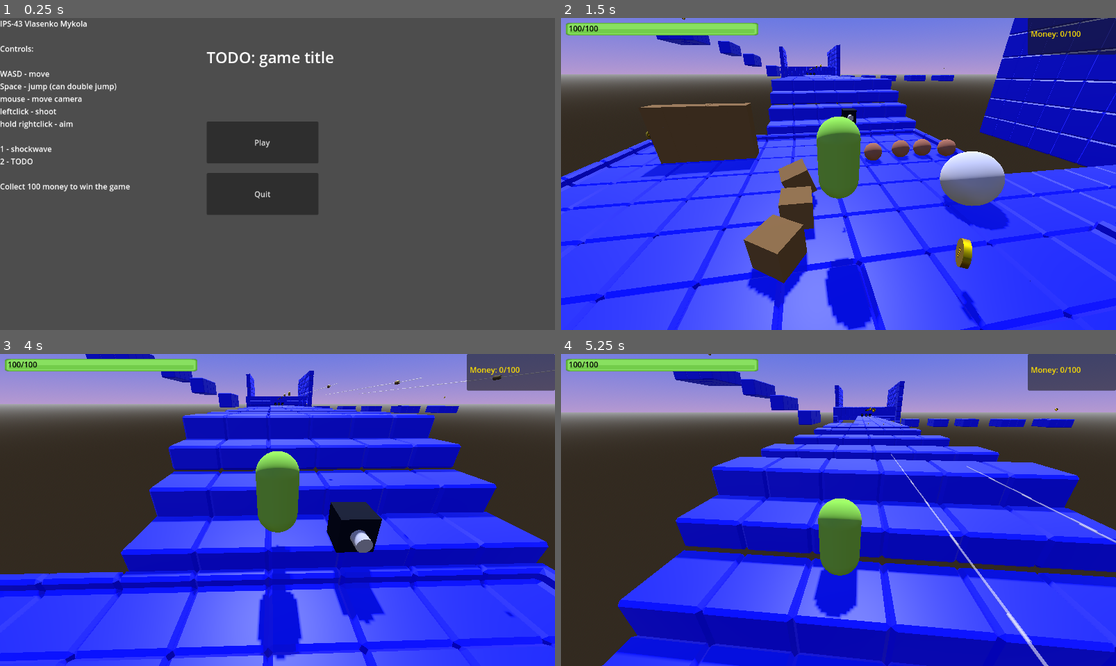
Above: before the commit, frames 1-4 (two rows, left to right).
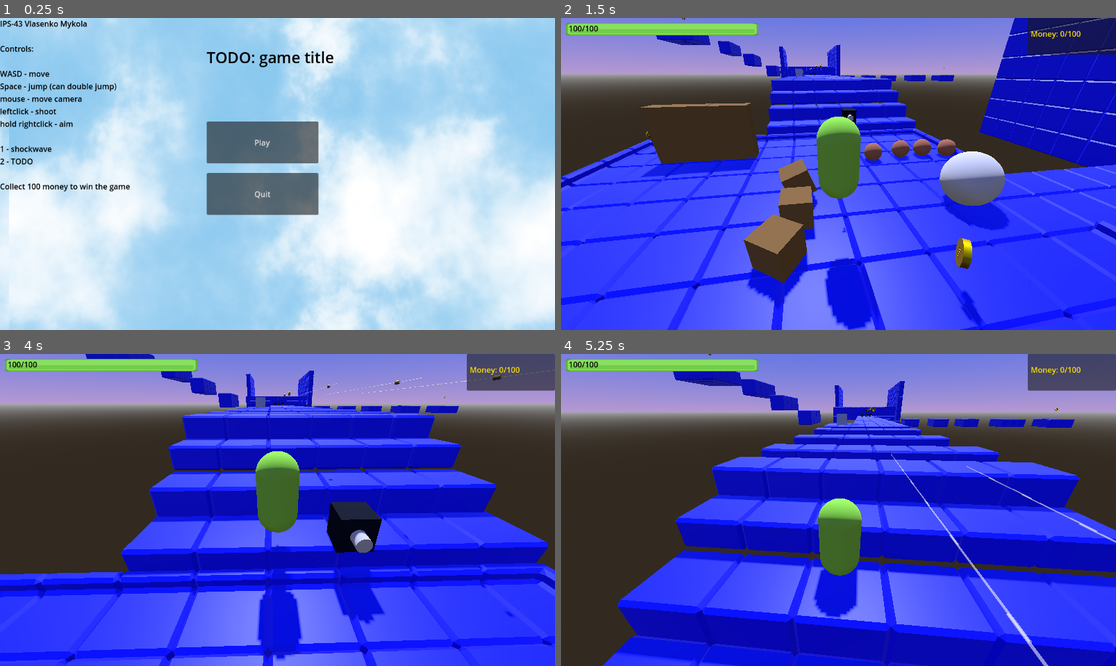
Above: after the commit, the same moments.

Repository: VlasenkoMykola/Diploma-Work-3D-Game
Game: Godot game, scene res://start_screen.tscn
Two runs of this game, one before a commit and one after it. Both use one fixed random seed, a clock stepped at 60 frames per second and the inputs below.
Inputs (mouse positions are in pixels of both pictures, inside the frame that each line leads up to):
- Up to frame 1 (0.25 s): no input
- Up to frame 2 (1.5 s): click "Play" at 0.5 s; tap Enter (ui_accept) at 1.25 s; move the mouse to (866, 174) at 1.27 s; hold W (move_forward) from 1.28 s (still down); hold Right mouse button (aim) from 1.28 s (still down); click (866, 174) at 1.42 s
- Up to frame 3 (4 s): keep holding W (move_forward); tap Enter (ui_accept) at 1.52, 2.27, 3.77 s; move the mouse to (249, 510) at 2.02 s; release Right mouse button (aim) at 2.03 s; click (249, 510) at 2.1 s; move the mouse to (288, 503) at 2.77 s; hold Right mouse button (aim) 2.78-3.53 s; move the mouse to (271, 516) at 3.52 s; click (271, 516) at 3.6 s
- Up to frame 4 (5.25 s): keep holding W (move_forward); move the mouse to (877, 513) at 4.27 s; hold Right mouse button (aim) 4.28-5.03 s; tap Enter (ui_accept) at 4.52 s; move the mouse to (794, 506) at 5.02 s; click (794, 506) at 5.1 s

The runs differ from the first frame. In frame 1, 100% of the frame differs, in the area x 0-100%, y 0-100%; in frame 2, less than 0.1%; in frame 3, less than 0.1%; in frame 4, less than 0.1%.

Commit message:
improved start menu

Diff:
--- /dev/null
+++ b/ParallaxBackground.gd
@@ -0,0 +1,7 @@
+extends ParallaxBackground
+
+var scrolling_speed = -75
+
+# Called every frame. 'delta' is the elapsed time since the previous frame.
+func _process(delta):
+	scroll_offset.x -= scrolling_speed * delta
--- a/level_1.tscn
+++ b/level_1.tscn
@@ -68,8 +68,14 @@
 [node name="Blockwall3" parent="Physics Objects Group" instance=ExtResource("7_xwx7h")]
 transform = Transform3D(-4.37114e-08, 0, -1, 0, 1, 0, 1, 0, -4.37114e-08, 1.52545, 2.11874, 36.8399)
 
+[node name="Blockwall4" parent="Physics Objects Group" instance=ExtResource("7_xwx7h")]
+transform = Transform3D(-4.37114e-08, 0, -1, 0, 1, 0, 1, 0, -4.37114e-08, 1.52545, 5.00613, -148.256)
+
 [node name="Block_Heavy" parent="Physics Objects Group" instance=ExtResource("8_otrlr")]
 transform = Transform3D(1, 0, 0, 0, 1, 0, 0, 0, 1, -7.55436, -0.3826, 7.91316)
+
+[node name="Block_Heavy2" parent="Physics Objects Group" instance=ExtResource("8_otrlr")]
+transform = Transform3D(1, 0, 0, 0, 1, 0, 0, 0, 1, -0.997539, 4.36326, -45.9465)
 
 [node name="Coins" type="Node3D" parent="."]
 
--- a/start_screen.tscn
+++ b/start_screen.tscn
@@ -1,9 +1,15 @@
-[gd_scene load_steps=3 format=3 uid="uid://72nijl2pkbv1"]
+[gd_scene load_steps=6 format=3 uid="uid://72nijl2pkbv1"]
 
 [ext_resource type="Script" path="res://Start_Screen.gd" id="1_hnka7"]
+[ext_resource type="Texture2D" uid="uid://ckpaqghv8i37w" path="res://resources/images/Cloudy_Sky-Blue_01-1024x512.png" id="2_euw84"]
+[ext_resource type="Script" path="res://ParallaxBackground.gd" id="2_t6r5g"]
+
+[sub_resource type="LabelSettings" id="LabelSettings_0tjcu"]
+font_color = Color(0, 0, 0, 1)
 
 [sub_resource type="LabelSettings" id="LabelSettings_b3o23"]
 font_size = 32
+font_color = Color(0, 0, 0, 1)
 
 [node name="Start_Screen" type="Node2D"]
 script = ExtResource("1_hnka7")
@@ -25,6 +31,7 @@
 2 - TODO
 
 Collect 100 money to win the game"
+label_settings = SubResource("LabelSettings_0tjcu")
 
 [node name="Button_Play" type="Button" parent="."]
 offset_left = 429.0
@@ -49,5 +56,16 @@
 text = "TODO: game title"
 label_settings = SubResource("LabelSettings_b3o23")
 
+[node name="ParallaxBackground" type="ParallaxBackground" parent="."]
+script = ExtResource("2_t6r5g")
+
+[node name="ParallaxLayer" type="ParallaxLayer" parent="ParallaxBackground"]
+motion_mirroring = Vector2(1024, 0)
+
+[node name="Sprite2D" type="Sprite2D" parent="ParallaxBackground/ParallaxLayer"]
+scale = Vector2(1.12598, 1.27539)
+texture = ExtResource("2_euw84")
+centered = false
+
 [connection signal="pressed" from="Button_Play" to="." method="_on_button_play_pressed"]
 [connection signal="pressed" from="Button_Quit" to="." method="_on_button_quit_pressed"]
Binary file added: resources/images/Cloudy_Sky-Blue_01-1024x512.png
Not shown, added: resources/images/Cloudy_Sky-Blue_01-1024x512.png.import
